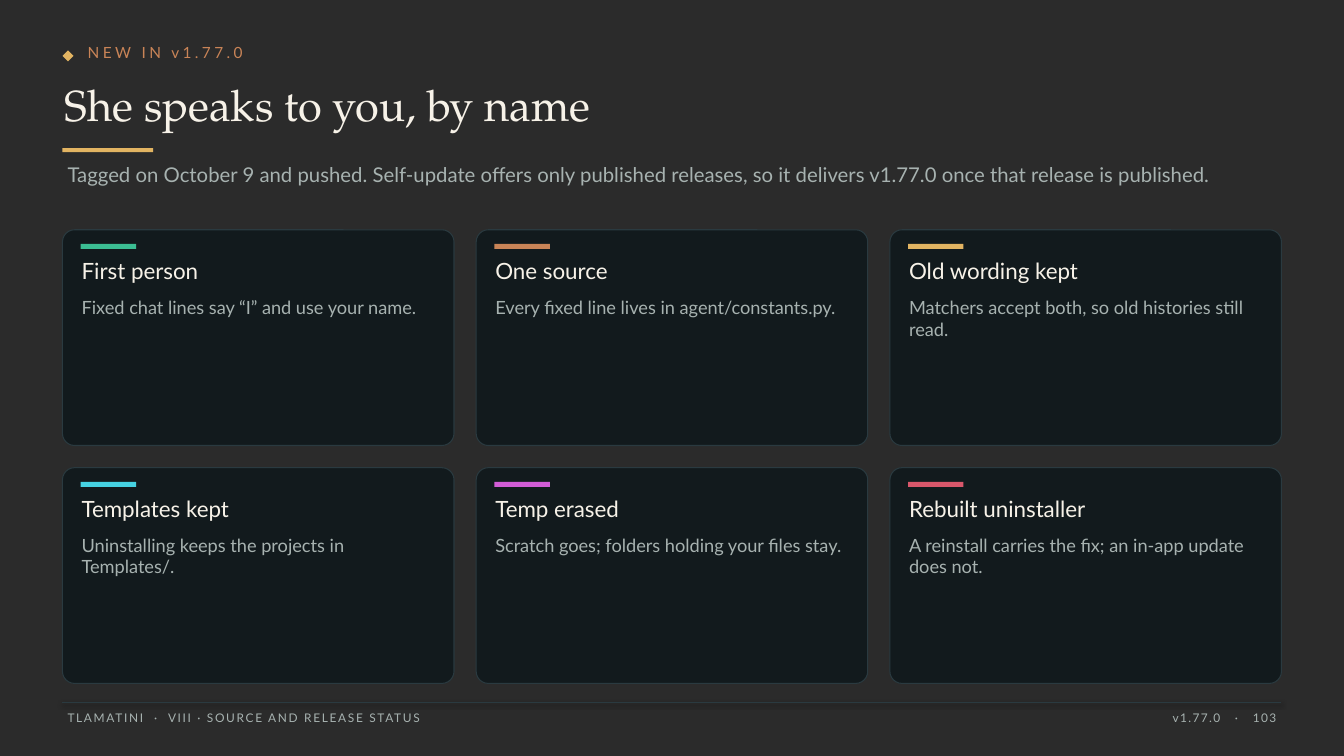
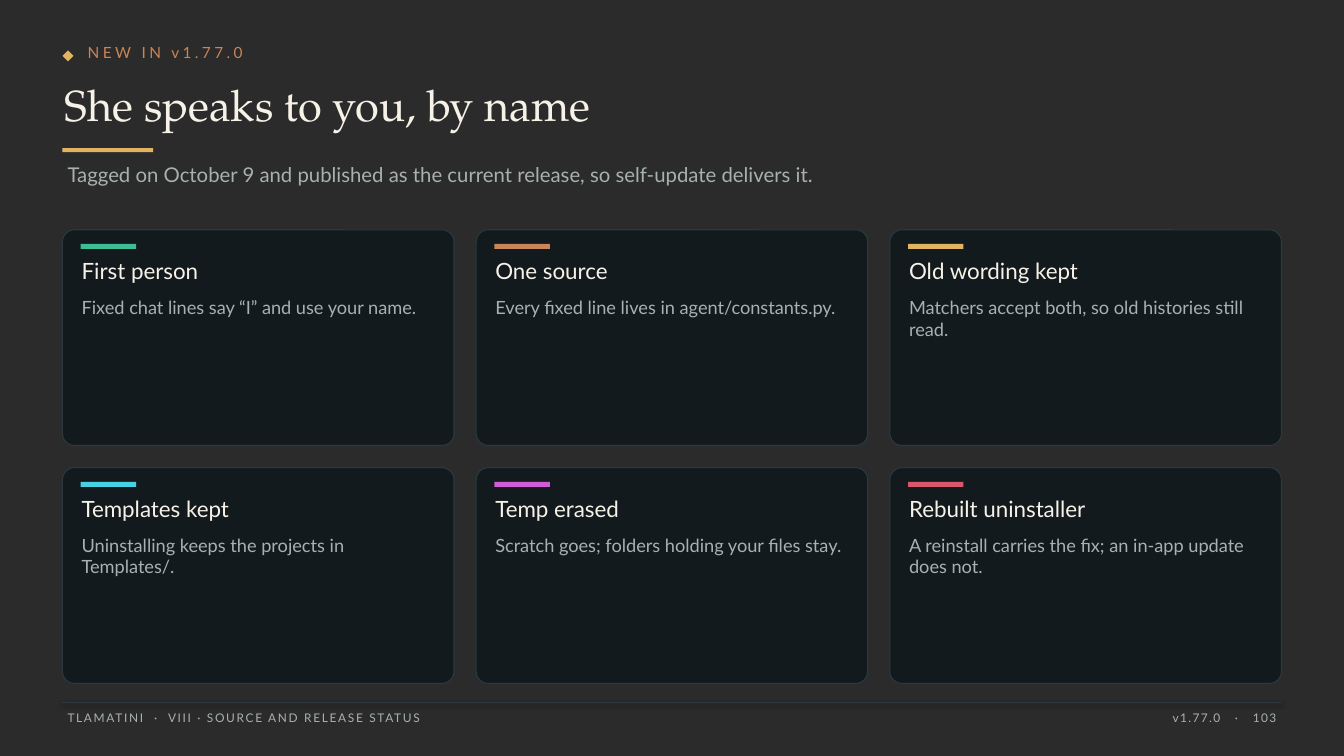
Before and after one commit to XAIHT/Tlamatini, a slide deck: slide 103 of Tlamatini_eXtended_Artificial_Intelligence_Humanly_Tempered.pptx. Drawn at 1344x756 pixels with LibreOffice and Linux fonts; fonts in the diff are those of the drawing; background and template pictures are left out; a plain dark background stands for a picture behind light text. Boxes give left, top, right and bottom in pixels: in the first picture for what was removed or moved away, otherwise in the second. Text is boxed around its words. In the diff, an @@ line names an element or a change of style, - is before the commit and + after.

```diff
--- a/Tlamatini_eXtended_Artificial_Intelligence_Humanly_Tempered.pptx
+++ b/Tlamatini_eXtended_Artificial_Intelligence_Humanly_Tempered.pptx
@@ text at box(68, 167, 813, 186): text changed @@
-Tagged on October 9 and pushed. Self-update offers only published releases, so it delivers v1.77.0 once that release is published.
+Tagged on October 9 and published as the current release, so self-update delivers it.
```
Also in this commit, not shown: 32 other slides changed, 4 other files.
